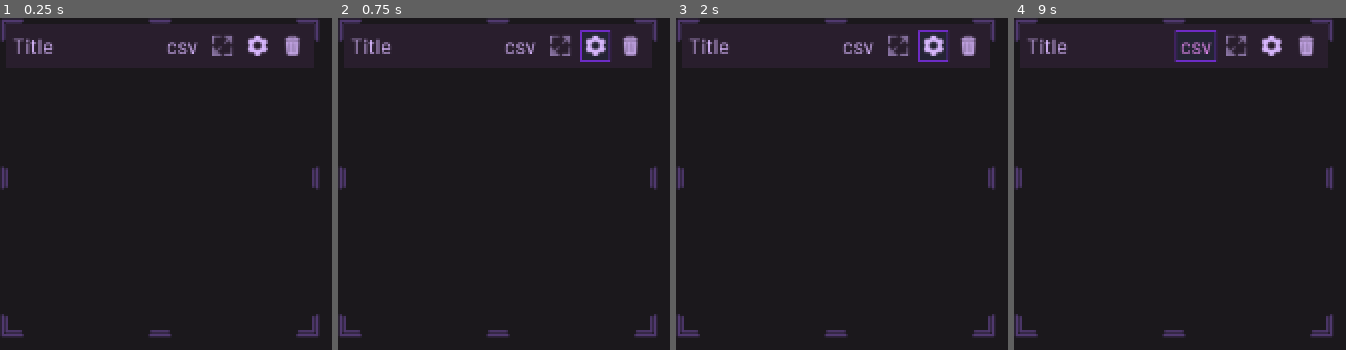
Above: before the commit, frames 1-4 (left to right).
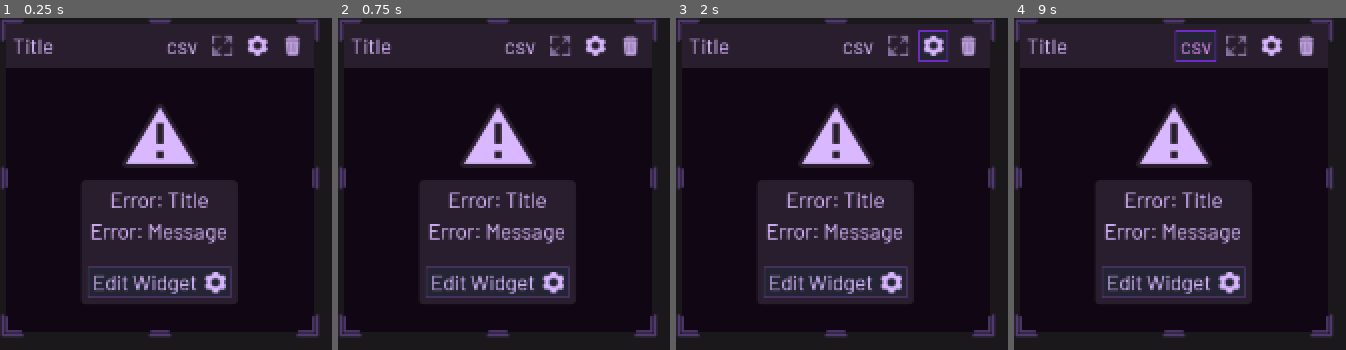
Above: after the commit, the same moments.

Repository: someengineering/resoto-ui
Game: Godot game, scene res://components/widgets/WidgetContainer.tscn
Same seed, same stepped clock (60 frames per second), same inputs: the game is played once before the commit and once after it. This scene is started directly instead of the project's main scene.
Inputs (mouse positions are in pixels of both pictures, inside the frame that each line leads up to; where the layout moved, square brackets give the same spot in the first picture):
- Up to frame 1 (0.25 s): no input
- Up to frame 2 (0.75 s): click (497, 283) [596, 44] at 0.5 s
- Up to frame 3 (2 s): click (934, 44) at 1.27 s
- Up to frame 4 (9 s): click (1173, 177) at 2 s; click (1027, 31) at 2.75 s; click (1173, 31) at 3.5 s; click (1322, 31) at 4.25 s; click (1027, 177) at 5 s; click (1322, 177) at 5.75 s; click (1027, 326) at 6.5 s; click (1173, 326) at 7.25 s; click (1322, 326) at 8 s; click "csv" at 8.75 s

The runs differ from the first frame. In frame 1, 5.7% of the frame differs, in the area x 26-70%, y 26-85%; in frame 2, 6.0%, in the area x 26-82%, y 3-85%; in frame 3, 5.7%; in frame 4, 5.7%.
Error before the commit: Invalid get index 'rect_size' (on base: 'Nil'). (res://components/widgets/WidgetContainer.gd:249)
Error after the commit: Invalid get index 'rect_size' (on base: 'Nil'). (res://components/widgets/WidgetContainer.gd:252)

Commit message:
Added a warning message (including an edit button) on a widget if there is a problem with the DataSource (e.g. wrong query, no tsdb results)

Diff:
--- /dev/null
+++ b/src/assets/warning-contrast.svg
@@ -0,0 +1 @@
+<svg id="Layer_1" data-name="Layer 1" xmlns="http://www.w3.org/2000/svg" viewBox="0 0 102.333 85.278"><path d="M7.667,81.389A2.5,2.5,0,0,1,5.523,77.6l43.5-72.5a2.5,2.5,0,0,1,4.287,0l43.5,72.5a2.5,2.5,0,0,1-2.143,3.786Zm45.5-12.3V65.1h-3.99v3.989Zm0-17.971V29.153h-3.99v21.96Z" style="fill:#d9b8ff"/><path d="M51.167,6.389l43.5,72.5h-87l43.5-72.5m-4.5,47.225h8.99V26.653h-8.99V53.614m0,17.971h8.99V62.594h-8.99v8.991m4.5-70.2a5,5,0,0,0-4.288,2.427l-43.5,72.5a5,5,0,0,0,4.288,7.573h87a5,5,0,0,0,4.287-7.573l-43.5-72.5a5,5,0,0,0-4.287-2.427Z" style="fill:#291e2d"/></svg>
--- /dev/null
+++ b/src/assets/warning.svg
@@ -0,0 +1 @@
+<svg id="Layer_1" data-name="Layer 1" xmlns="http://www.w3.org/2000/svg" viewBox="0 0 102.333 85.278"><path d="M51.167,2.639l-48,80h96Zm4.96,71.94h-9.92v-9.92h9.92Zm-9.92-19.83V25h9.92v29.75Z" style="fill:#50396f"/></svg>
--- a/src/components/widgets/AggregateSearchDataSource.gd
+++ b/src/components/widgets/AggregateSearchDataSource.gd
@@ -1,8 +1,11 @@
 class_name AggregateSearchDataSource
 extends DataSource
 
+
+
 func _init():
 	type = TYPES.AGGREGATE_SEARCH
+
 
 func make_query(dashboard_filters : Dictionary, attr : Dictionary):
 	var q : String = query
@@ -13,17 +16,18 @@
 		q += " and /ancestors.region.reported.name=\"%s\"" % dashboard_filters["region"]
 	if dashboard_filters["account"] != "" and dashboard_filters["account"] != "All":
 		q += " and /ancestors.account.reported.name=\"%s\"" % dashboard_filters["account"]
+	API.aggregate_search(q, self)
 
-
-	API.aggregate_search(q, self)
 
 func _on_aggregate_search_done(_error : int, response):
 	if not response.transformed.result is Array or response.transformed.result.size() == 0:
 		_g.emit_signal("add_toast", "Invalid Aggregate Search", "There is a problem with the aggregate search query.", 1)
+		emit_signal("query_status", 0, "Invalid Aggregate Search", "There is a problem with the aggregate search query.")
 		return
 	if widget is TableWidget:
 		widget.header_columns_count = response.transformed.result[0]["group"].size()
 	widget.set_data(response.transformed.result, type)
+	emit_signal("query_success")
 
 
 func copy_data_source(other : AggregateSearchDataSource):
--- a/src/components/widgets/DataSource.gd
+++ b/src/components/widgets/DataSource.gd
@@ -1,5 +1,8 @@
 class_name DataSource
 extends Node
+
+signal query_status
+signal query_success
 
 enum TYPES {TIME_SERIES, AGGREGATE_SEARCH, SEARCH}
 
--- a/src/components/widgets/TextSearchDataSource.gd
+++ b/src/components/widgets/TextSearchDataSource.gd
@@ -28,8 +28,10 @@
 	var message : String = response.transformed.result
 	if "Error: " in response.transformed.result:
 		_g.emit_signal("add_toast", "Invalid query", response.transformed.result, 1)
+		emit_signal("query_status", 0, "Invalid query", response.transformed.result)
 		return
 	widget.set_data(response.transformed.result, type)
+	emit_signal("query_success")
 
 
 func copy_data_source(other : TextSearchDataSource):
--- a/src/components/widgets/TimeSeriesDataSource.gd
+++ b/src/components/widgets/TimeSeriesDataSource.gd
@@ -48,6 +48,7 @@
 		making_query = true
 		API.query_range_tsdb(q, self, from, to, interval)
 
+
 func _on_query_tsdb_done(_error: int, response) -> void:
 	making_query = false
 	if not is_instance_valid(widget):
@@ -56,10 +57,12 @@
 
 	if _error != 0 or typeof(data) == TYPE_STRING:
 		_g.emit_signal("add_toast", "Request Error", data, 1)
+		emit_signal("query_status", 0, "Request Error", data)
 		return
 
 	if data.data.result.size() == 0:
-		_g.emit_signal("add_toast", "Empty result", "Your time series query returned an empty result...", 2)
+		_g.emit_signal("add_toast", "Empty TSDB result.", "", 2)
+		emit_signal("query_status", 0, "Empty TSDB result.")
 		widget.value = 0
 		return
 
@@ -69,9 +72,13 @@
 			if widget.single_value:
 				widget.value = data["data"]["result"][0]["value"][1]
 				if n > 1:
-					_g.emit_signal("add_toast","Multiple values for single value widget","This widget accept just one value, but the query result has %d" % n, 2)
+					var warning_title := "Multiple values for single value widget."
+					var warning_body := "This widget accept just one value, but the query result has %d" % n
+					_g.emit_signal("add_toast", warning_title, warning_body, 2)
+					emit_signal("query_status", 0, warning_title, warning_body)
 	else:
 		_g.emit_signal("add_toast", "TSDB Query Error %s" % data["errorType"], data["error"],1)
+		emit_signal("query_status", 0, "TSDB Query Error %s" % data["errorType"], data["error"])
 		widget.value = "NaN"
 
 func _on_query_range_tsdb_done(_error:int, response) -> void:
@@ -80,11 +87,13 @@
 
 	if _error != 0 or typeof(data) == TYPE_STRING:
 		_g.emit_signal("add_toast", "Request Error", data, 1)
+		emit_signal("query_status", 0, "Request Error")
 		return
 
 	if data.data.result.size() == 0:
 		widget.clear_series()
-		_g.emit_signal("add_toast", "Empty result", "Your time series query returned an empty result...", 2)
+		_g.emit_signal("add_toast", "Empty TSDB result.", "", 2)
+		emit_signal("query_status", 0, "Empty TSDB result.")
 		return
 
 	if data["status"] == "success":
@@ -109,6 +118,7 @@
 		widget.complete_update(true)
 	else:
 			_g.emit_signal("add_toast", "TSDB Query Error %s" % data["errorType"], data["error"],2)
+			emit_signal("query_status", 0, "TSDB Query Error %s" % data["errorType"], data["error"])
 			widget.value = "NaN"
 
 
--- a/src/components/widgets/WidgetContainer.gd
+++ b/src/components/widgets/WidgetContainer.gd
@@ -45,9 +45,12 @@
 onready var last_good_position : Vector2
 onready var last_good_size : Vector2
 onready var title_label := $PanelContainer/Title/TitleLabel
+onready var datetime_label := $PanelContainer/Title/DataTimeLabel
 onready var delete_button := $PanelContainer/Title/DeleteButton
 onready var config_button := $PanelContainer/Title/ConfigButton
 onready var maximize_button := $PanelContainer/Title/MaximizeButton
+onready var query_warning := $QueryWarning
+onready var widget_content := $MarginContainer
 
 
 func _ready() -> void:
@@ -65,7 +68,7 @@
 
 
 func set_widget(_widget : BaseWidget) -> void:
-	$MarginContainer.add_child(_widget)
+	widget_content.add_child(_widget)
 	widget = _widget
 	$PanelContainer/Title/ExportButton.visible = widget.has_method("get_csv")
 
@@ -297,13 +300,15 @@
 
 func set_title(new_title : String) -> void:
 	title = new_title
-	$PanelContainer/Title/TitleLabel.text = title
+	title_label.text = title
 
 func execute_query() -> void:
+	widget_content.show()
+	query_warning.hide()
 	if widget.has_method("clear_series"):
 		widget.clear_series()
 
-	$PanelContainer/Title/DataTimeLabel.text = "Live"
+	datetime_label.text = "Live"
 	for datasource in data_sources:
 		var attr := {}
 		match datasource.type:
@@ -311,7 +316,7 @@
 				attr["interval"] = dashboard.step
 				attr["from"] = dashboard.ts_start
 				attr["to"] = dashboard.ts_end
-				$PanelContainer/Title/DataTimeLabel.text = "Historic"
+				datetime_label.text = "Historic"
 		datasource.make_query(dashboard.filters, attr)
 
 
@@ -339,11 +344,17 @@
 
 
 func set_data_sources(new_data_sources : Array) -> void:
-	if new_data_sources.size() > 0:
-		if new_data_sources[0] is DataSource:
-			data_sources = new_data_sources
-		else:
-			set_data_sources_data(new_data_sources)
+	if new_data_sources.empty():
+		return
+
+	if new_data_sources[0] is DataSource:
+		data_sources = new_data_sources
+		for ds in data_sources:
+			if not ds.is_connected("query_status", self, "_on_data_source_query_status"):
+				ds.connect("query_status", self, "_on_data_source_query_status")
+	else:
+		set_data_sources_data(new_data_sources)
+
 
 func get_data() -> Dictionary:
 	var widget_settings : Dictionary = {}
@@ -411,6 +422,7 @@
 		for key in settings:
 			ds.set(key, settings[key])
 		ds.widget = widget
+		ds.connect("query_status", self, "_on_data_source_query_status")
 		data_sources.append(ds)
 
 
@@ -419,6 +431,14 @@
 	for data_source in data_sources:
 		data.append(data_source.get_data())
 	return data
+
+
+func _on_data_source_query_status(_type:int=0, _title:="Widget Error", _message:=""):
+	query_warning.find_node("QueryStatusTitle").visible = _title != ""
+	query_warning.find_node("QueryStatusTitle").text = _title
+	query_warning.find_node("QueryStatusMessage").visible = _message != ""
+	query_warning.find_node("QueryStatusMessage").text = _message
+	query_warning.show()
 
 
 func _on_MaximizeButton_toggled(button_pressed):
--- a/src/components/widgets/WidgetContainer.tscn
+++ b/src/components/widgets/WidgetContainer.tscn
@@ -7,6 +7,18 @@
 [ext_resource path="res://assets/icon_delete.png" type="Texture" id=5]
 [ext_resource path="res://assets/icon_maximize.png" type="Texture" id=6]
 [ext_resource path="res://components/widgets/AggregateSearchDataSource.gd" type="Script" id=7]
+[ext_resource path="res://assets/warning-contrast.svg" type="Texture" id=8]
+
+[sub_resource type="StyleBoxFlat" id=20]
+content_margin_left = 5.0
+content_margin_right = 5.0
+content_margin_top = 5.0
+content_margin_bottom = 5.0
+bg_color = Color( 0.160784, 0.117647, 0.176471, 1 )
+corner_radius_top_left = 4
+corner_radius_top_right = 4
+corner_radius_bottom_right = 4
+corner_radius_bottom_left = 4
 
 [sub_resource type="StyleBoxEmpty" id=17]
 
@@ -120,6 +132,88 @@
 custom_constants/margin_right = 5
 custom_constants/margin_left = 5
 custom_constants/margin_bottom = 5
+
+[node name="QueryWarning" type="MarginContainer" parent="."]
+show_behind_parent = true
+anchor_right = 1.0
+anchor_bottom = 1.0
+margin_top = 40.0
+mouse_filter = 2
+theme = ExtResource( 3 )
+custom_constants/margin_right = 5
+custom_constants/margin_left = 5
+custom_constants/margin_bottom = 5
+
+[node name="BG" type="ColorRect" parent="QueryWarning"]
+modulate = Color( 1, 1, 1, 0.901961 )
+margin_left = 5.0
+margin_right = 251.0
+margin_bottom = 211.0
+color = Color( 0.0588235, 0.00392157, 0.0745098, 0.901961 )
+
+[node name="VBox" type="VBoxContainer" parent="QueryWarning"]
+margin_left = 5.0
+margin_right = 251.0
+margin_bottom = 211.0
+alignment = 1
+
+[node name="TextureRect" type="TextureRect" parent="QueryWarning/VBox"]
+margin_left = 91.0
+margin_top = 22.0
+margin_right = 155.0
+margin_bottom = 86.0
+rect_min_size = Vector2( 64, 64 )
+size_flags_horizontal = 4
+texture = ExtResource( 8 )
+expand = true
+stretch_mode = 6
+
+[node name="PanelContainer" type="PanelContainer" parent="QueryWarning/VBox"]
+margin_left = 60.0
+margin_top = 90.0
+margin_right = 185.0
+margin_bottom = 189.0
+size_flags_horizontal = 4
+size_flags_vertical = 4
+custom_styles/panel = SubResource( 20 )
+
+[node name="VBox" type="VBoxContainer" parent="QueryWarning/VBox/PanelContainer"]
+margin_left = 5.0
+margin_top = 5.0
+margin_right = 120.0
+margin_bottom = 94.0
+
+[node name="QueryStatusTitle" type="Label" parent="QueryWarning/VBox/PanelContainer/VBox"]
+margin_right = 115.0
+margin_bottom = 21.0
+text = "Error: Title"
+align = 1
+
+[node name="QueryStatusMessage" type="Label" parent="QueryWarning/VBox/PanelContainer/VBox"]
+margin_top = 25.0
+margin_right = 115.0
+margin_bottom = 46.0
+text = "Error: Message"
+align = 1
+autowrap = true
+
+[node name="Spacer" type="Control" parent="QueryWarning/VBox/PanelContainer/VBox"]
+margin_top = 50.0
+margin_right = 115.0
+margin_bottom = 60.0
+rect_min_size = Vector2( 0, 10 )
+
+[node name="ConfigButton" type="Button" parent="QueryWarning/VBox/PanelContainer/VBox"]
+margin_top = 64.0
+margin_right = 115.0
+margin_bottom = 89.0
+rect_min_size = Vector2( 115, 24 )
+size_flags_horizontal = 4
+theme_type_variation = "ButtonFlat"
+text = "Edit Widget  "
+icon = ExtResource( 4 )
+icon_align = 2
+expand_icon = true
 
 [node name="ResizeButtons" type="Control" parent="."]
 anchor_right = 1.0
@@ -301,6 +395,7 @@
 script = ExtResource( 7 )
 
 [connection signal="moved_or_resized" from="." to="." method="_on_WidgetContainer_moved_or_resized"]
+[connection signal="pressed" from="QueryWarning/VBox/PanelContainer/VBox/ConfigButton" to="." method="_on_ConfigButton_pressed"]
 [connection signal="pressed" from="PanelContainer/Title/ExportButton" to="." method="_on_ExportButton_pressed"]
 [connection signal="toggled" from="PanelContainer/Title/MaximizeButton" to="." method="_on_MaximizeButton_toggled"]
 [connection signal="pressed" from="PanelContainer/Title/ConfigButton" to="." method="_on_ConfigButton_pressed"]
Not shown, added: src/assets/warning-contrast.svg.import
Not shown, added: src/assets/warning.svg.import
Not shown: 1 places in src/components/widgets/WidgetContainer.tscn that only renumber resources
